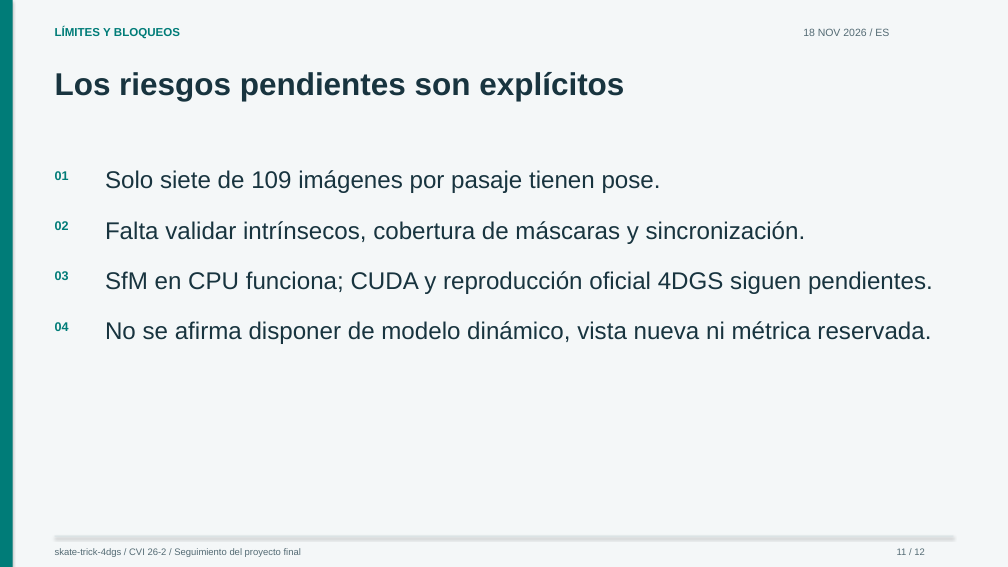
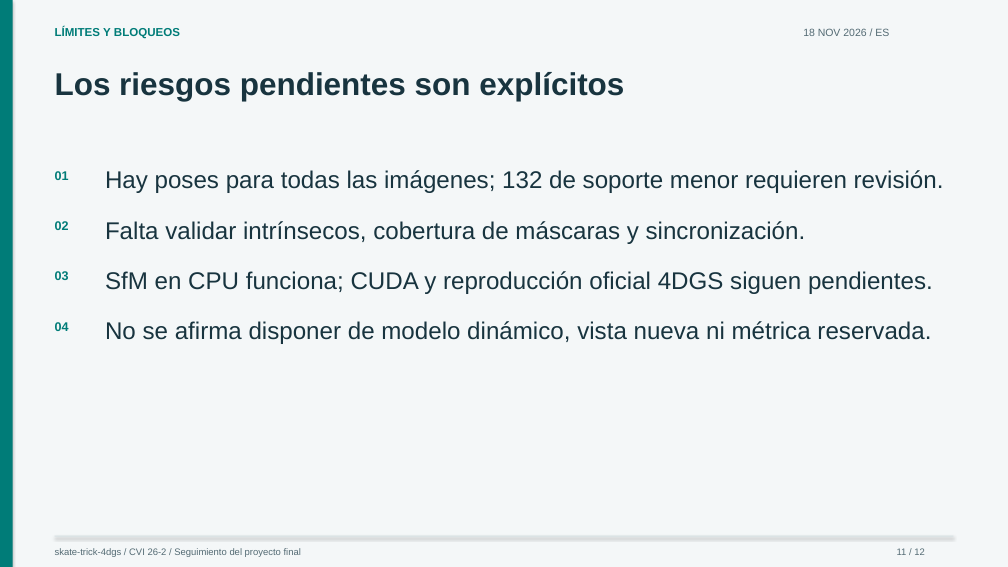
Before and after one commit to craptou/Projet_4D_Gaussian_Splatting, a slide deck: slide 11 of presentations/progress.es.pptx. Drawn at 1008x567 pixels with LibreOffice and Linux fonts; fonts in the diff are those of the drawing. Boxes give left, top, right and bottom in pixels: in the first picture for what was removed or moved away, otherwise in the second. Text is boxed around its words. In the diff, an @@ line names an element or a change of style, - is before the commit and + after.

Commit message:
docs: record full-rate pose coverage retries and bilingual review evidence

```diff
--- a/presentations/progress.es.pptx
+++ b/presentations/progress.es.pptx
@@ text at [105, 170, 944, 193]: text changed @@
-Solo siete de 109 imágenes por pasaje tienen pose.
+Hay poses para todas las imágenes; 132 de soporte menor requieren revisión.
```
Also in this commit, not shown: 4 other slides changed, 27 other files.
